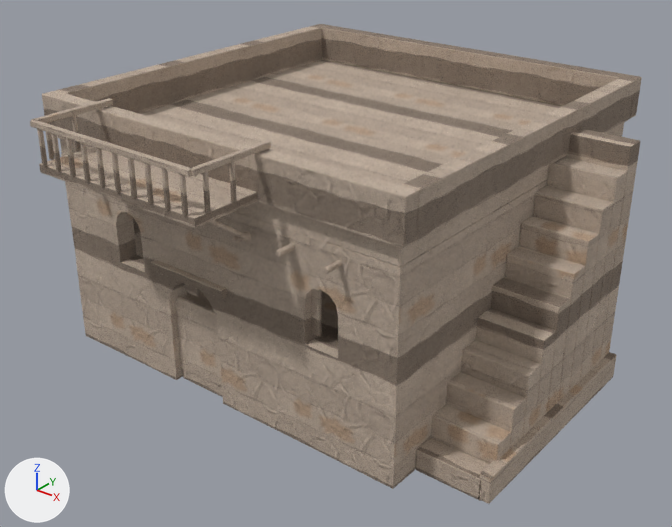
Before and after pictures for a commit that changed the glTF model assets/models/bh25.glb.
Both versions are drawn from a 50 mm camera at (11.47, -14.82, 10.57) aimed at (0.56, -1.18, 2.11). Arrows for +X, +Y and +Z are at lower left; the lights stay in place. The older version comes first. Vertices at exactly the same position are counted once.

The first picture shows 'house'.
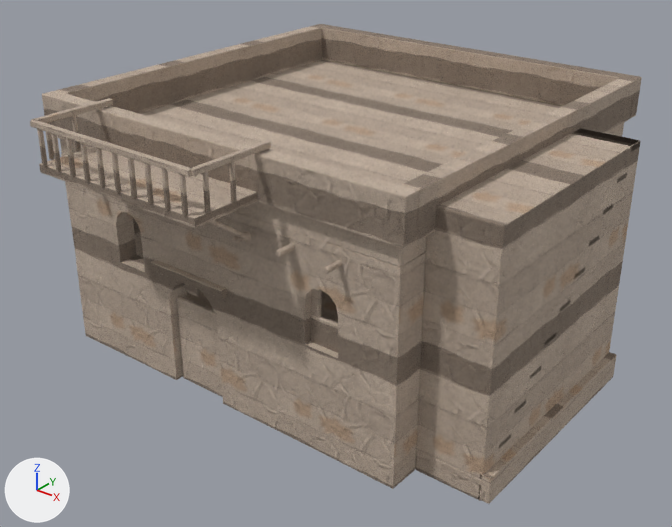
Edits to the bpy script that builds the scene:
```text
Change me_cube:
    used by ob_house; location = (0.0, 0.0, 0.0)
    remove me_cube.from_pydata(...)  # 3758 vertices, 7306 faces; spans x -4.4..5.73, y -5.83..4.55, z -0.01..5.69
    add me_cube.from_pydata(...)  # 3834 vertices, 7414 faces; spans x -4.4..5.73, y -5.83..4.55, z -0.01..5.69
    me_cube part 1: a new loose piece of 98 vertices spanning x 1.47..3.47, y -4.04..-3.94, z 1.66..2.75, in mat_adobe
    me_cube part 2: 384 vertices moved from x 4.23..5.58, y -3.51..1.1, z 0.0..5.11 to x 4.23..5.58, y -3.51..1.1, z 0.34..5.11; 170 vertices removed from x 4.23..5.58, y -3.5..1.12, z 0.0..5.11; 232 vertices added at x 4.23..5.58, y -3.51..1.56, z 0.32..5.11
    me_cube part 3: 14 vertices added at x 4.23..5.58, y -3.51..-3.48, z 5.09..5.11
    me_cube part 4: 134 kept faces spanning x -2.69..5.58, y -4.18..2.42, z 0.35..3.43 get new texture (UV) coordinates
    other edits to the shape of me_cube do not show in these pictures
```

Changed parts and their boxes (x1, y1, x2, y2) in the pictures (672 x 527 px; the box of a moved part takes in the faces that stretch with it):
part 1 of me_cube, added (brown)
    after: (310, 315, 338, 353)
part 2 of me_cube, moved or reshaped
    before: (416, 128, 640, 500)
    after: (416, 128, 641, 485)
part 3 of me_cube, added (brown)
    after: (416, 128, 640, 500)
part 4 of me_cube, surface changed
    before: (496, 333, 556, 461)
    after: (499, 333, 556, 447)
